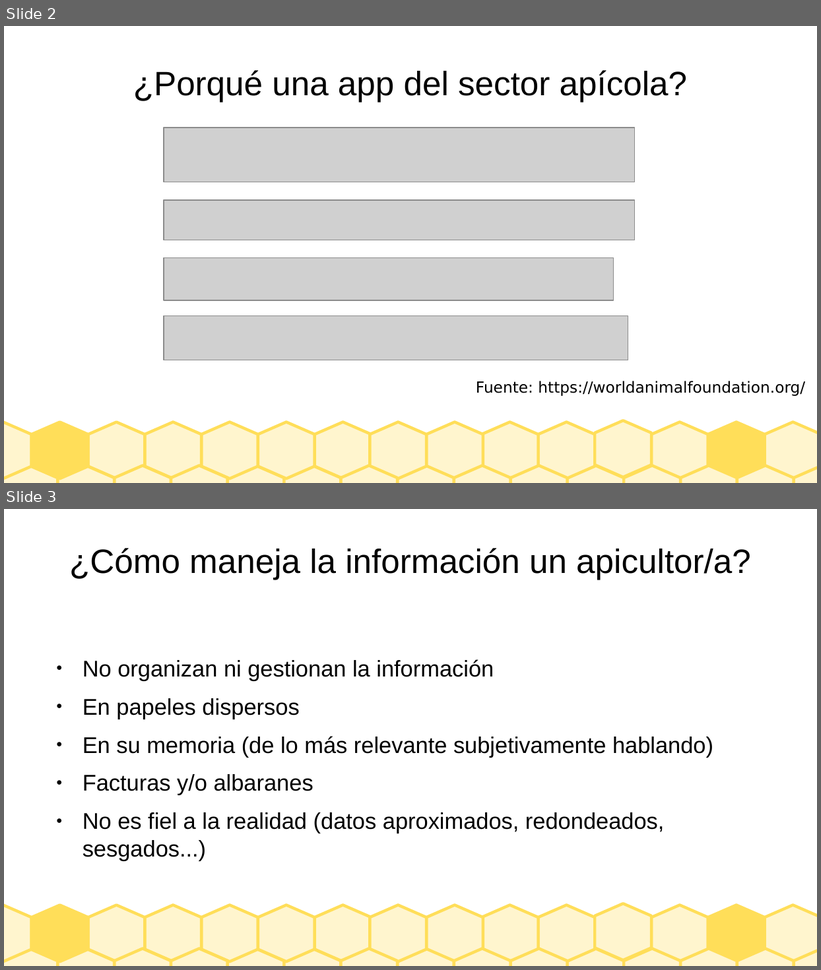
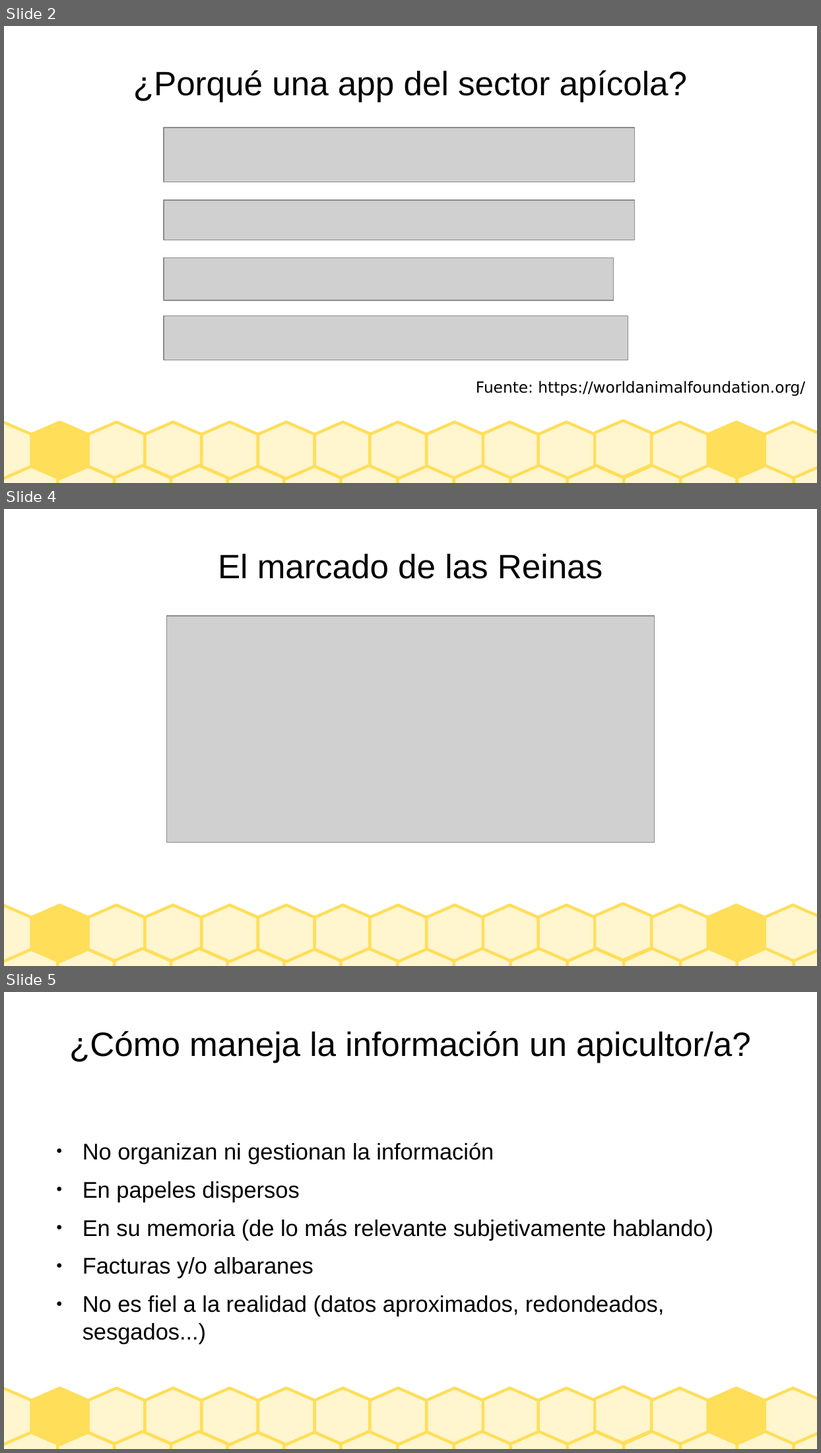
Before and after one commit to Ocklaf/PFC, a slide deck: PresentacionGesticolmenar.odp. Shown one above the other, each under a label of ours: slides 2 and 3 before the commit, slides 2, 4 and 5 after it; the slides between them are not shown. The pictures are 821x970 and 821x1453 pixels, drawn with LibreOffice and Linux fonts; fonts in the diff are those of the drawing; grey boxes stand for pictures. Boxes give left, top, right and bottom in pixels: in the first picture for what was removed or moved away, otherwise in the second. Text is boxed around its words. In the diff, an @@ line names an element or a change of style, - is before the commit and + after.

```diff
--- a/PresentacionGesticolmenar.odp
+++ b/PresentacionGesticolmenar.odp
@@ slide 4 added at (4,509,817,966), background #FFFFFF; not listed: 30 template elements that a slide beside it also shows @@
@@ title added at (218,554,603,579), 33 pt, text #000000 @@
+El marcado de las Reinas
@@ picture added at (166,616,655,843) @@
@@ what was slide 3 is now slide 5 @@
```
Also in this commit, not shown: 2 slides changed, 2 other slides added, 1 other file.
